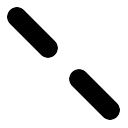
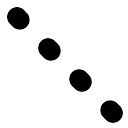
Revision of a layered 128 × 128 image; what changed, layer by layer:
showed "Rectangle 1" over [7, 7, 123, 123]
hid "Rectangle 1 copy" over [7, 7, 120, 120]